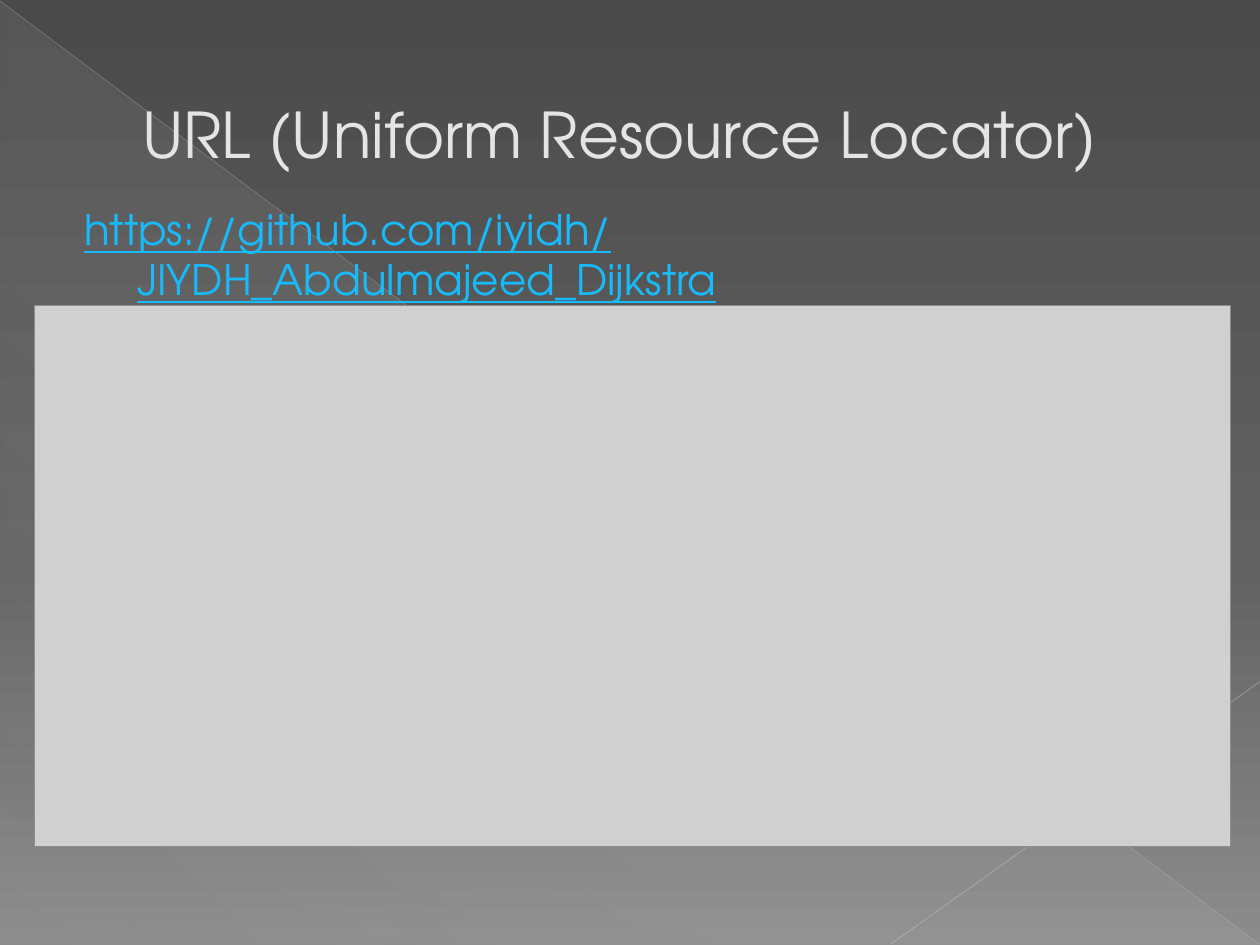
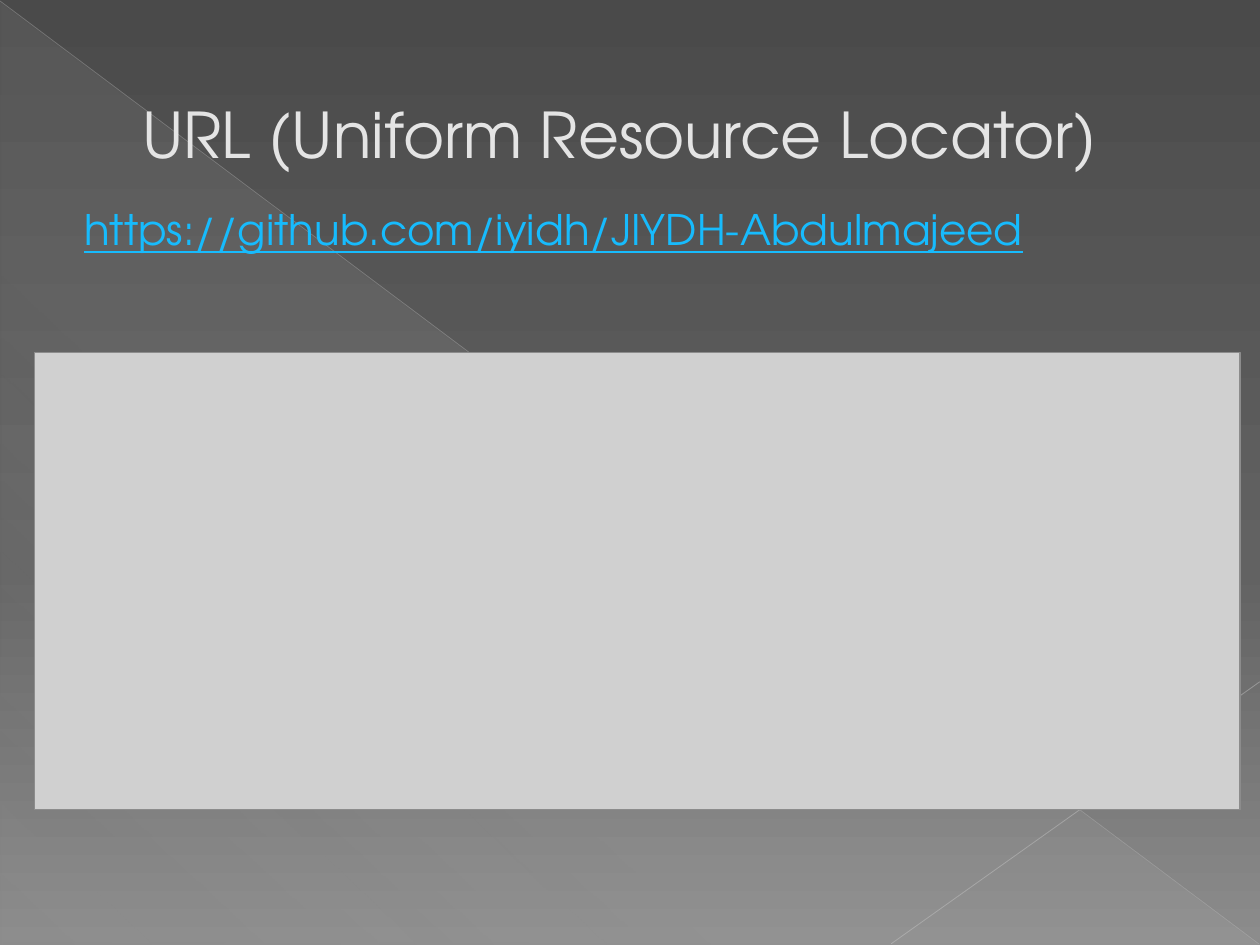
Before and after one commit to iyidh/JIYDH-Abdulmajeed, a slide deck: slide 5 of Presentation.pptx. Drawn at 1260x945 pixels with LibreOffice and Linux fonts; fonts in the diff are those of the drawing; grey boxes stand for pictures. Boxes give left, top, right and bottom in pixels: in the first picture for what was removed or moved away, otherwise in the second. Text is boxed around its words. In the diff, an @@ line names an element or a change of style, - is before the commit and + after.

```diff
--- a/Presentation.pptx
+++ b/Presentation.pptx
@@ text at (84,214,1023,254): text changed @@
-https://github.com/iyidh/JIYDH_Abdulmajeed_Dijkstra
+https://github.com/iyidh/JIYDH-Abdulmajeed
@@ picture: place and size @@
-picture at (35,305,1231,847)
+picture at (35,353,1241,810)
```
Also in this commit, not shown: 2 other files.
